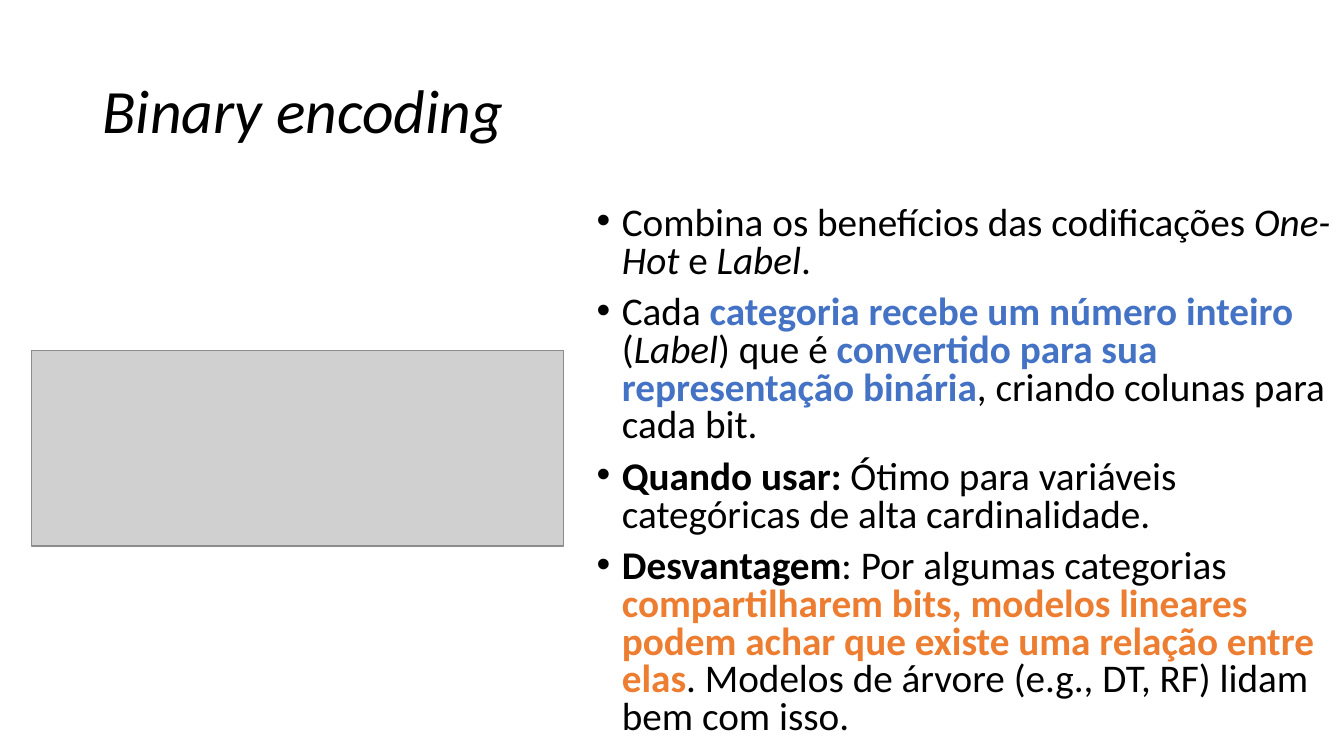
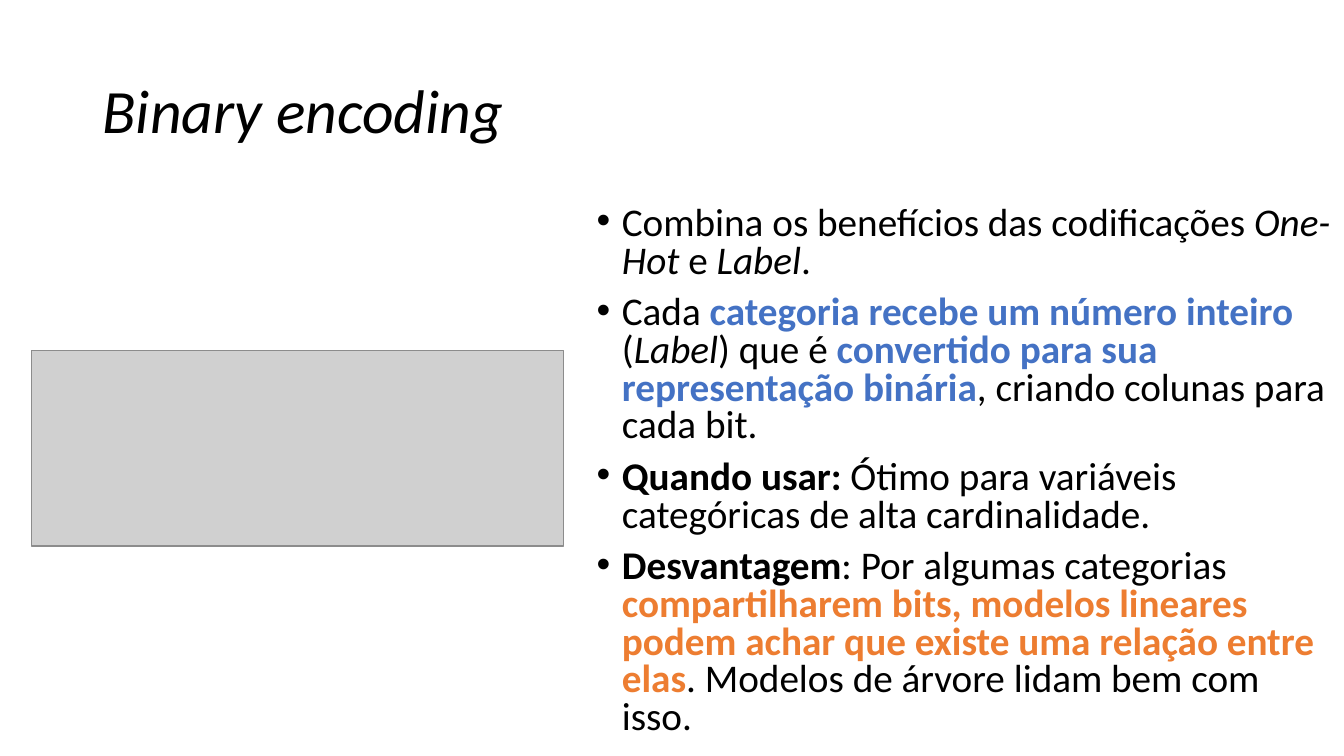
Before and after one commit to zz4fap/c24_inteligencia_artificial, a slide deck: slide 30 of slides/C24_Transformações.pptx. Drawn at 1344x756 pixels with LibreOffice and Linux fonts; fonts in the diff are those of the drawing; grey boxes stand for pictures. Boxes give left, top, right and bottom in pixels: in the first picture for what was removed or moved away, otherwise in the second. Text is boxed around its words. In the diff, an @@ line names an element or a change of style, - is before the commit and + after.

```diff
--- a/slides/C24_Transformações.pptx
+++ b/slides/C24_Transformações.pptx
@@ text at (622,551,1314,731): text changed; text colour #000000 to #ED7D31 @@
-• Desvantagem: Por algumas categorias compartilharem bits, modelos lineares podem achar que existe uma relação entre elas. Modelos de árvore (e.g., DT, RF) lidam bem com isso.
+• Desvantagem: Por algumas categorias compartilharem bits, modelos lineares podem achar que existe uma relação entre elas. Modelos de árvore lidam bem com isso.
```
Also in this commit, not shown: 11 other slides changed, 1 other file.
